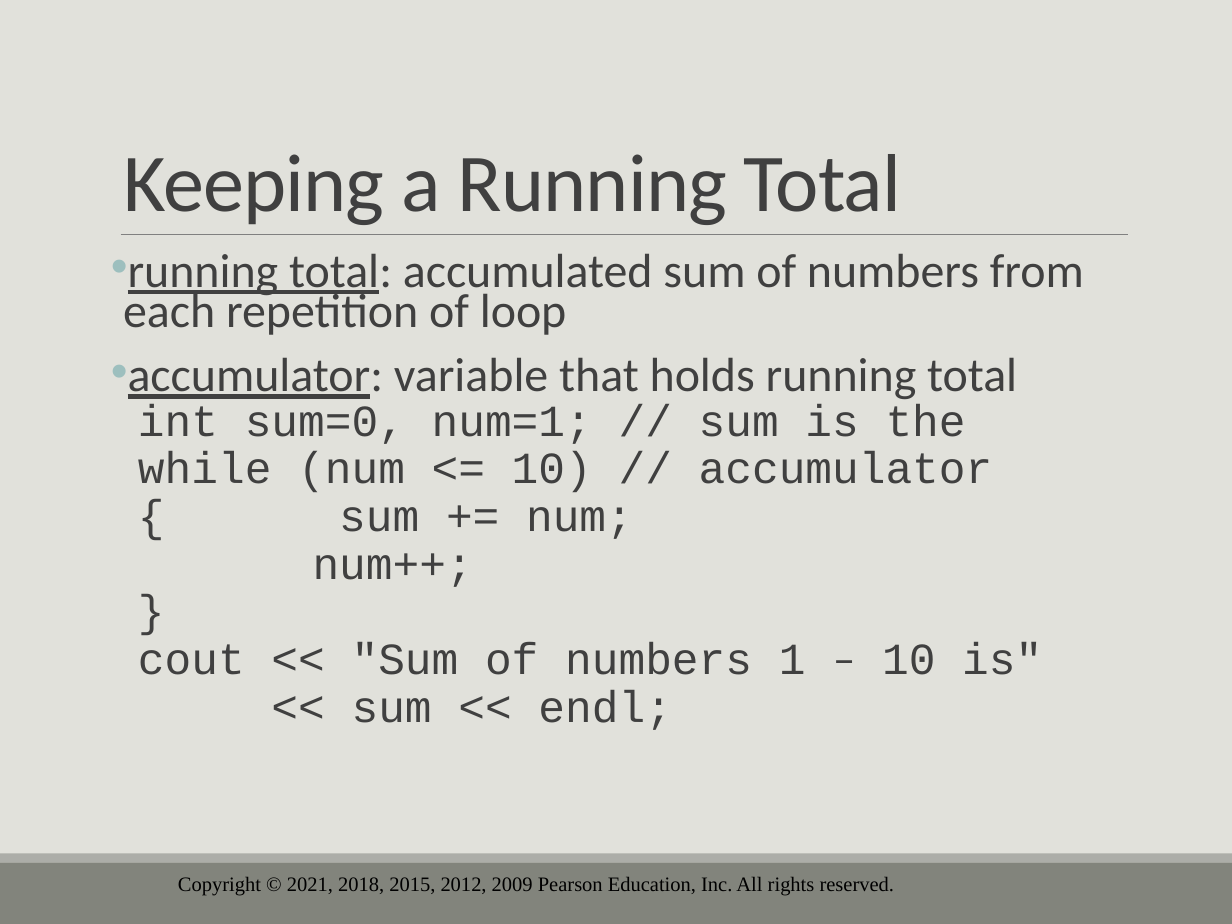
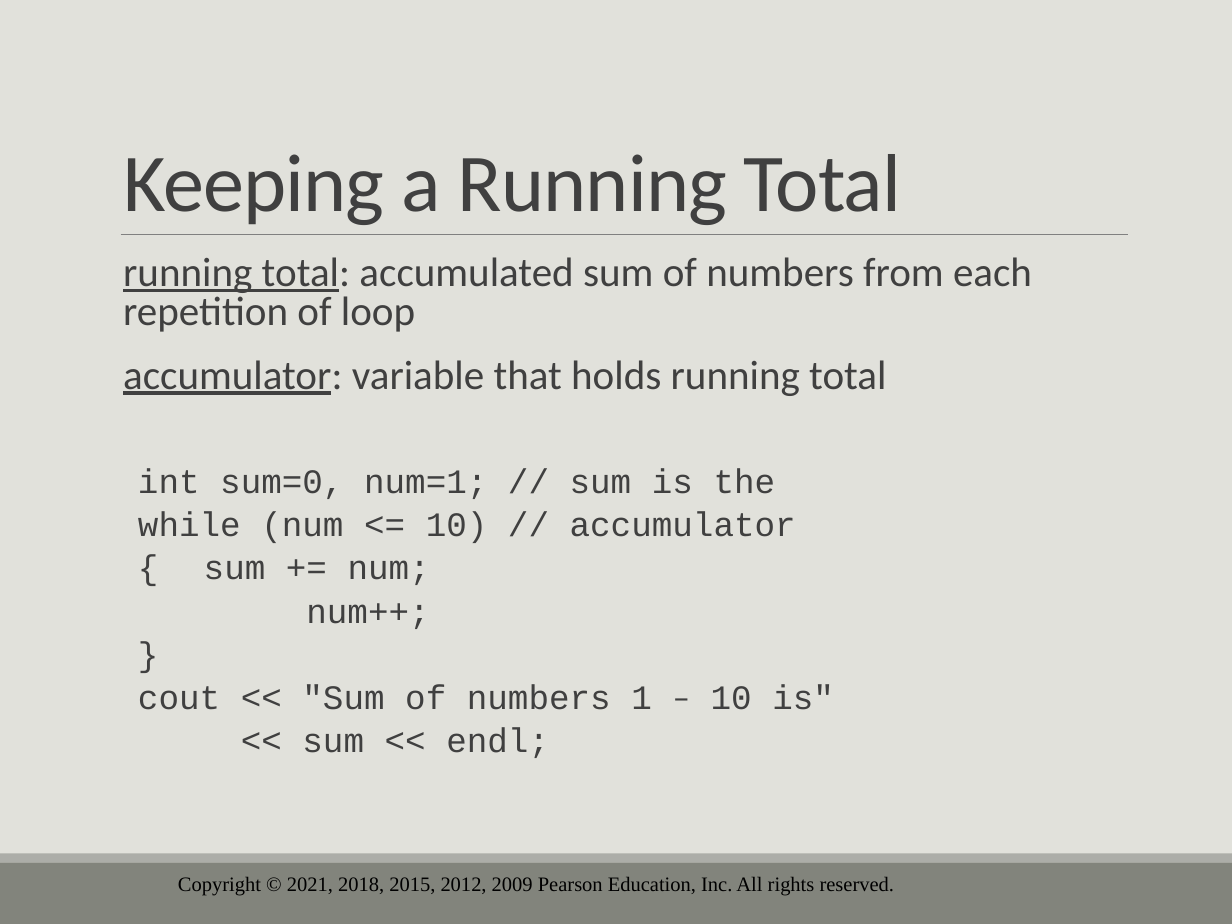
Before and after one commit to drolsonmi/eng1400, a slide deck: slide 37 of 1400_05_Loops and Files.pptx (slide 44 before the commit). Drawn at 1232x924 pixels with LibreOffice and Linux fonts; fonts in the diff are those of the drawing; background and template pictures are left out. Boxes give left, top, right and bottom in pixels: in the first picture for what was removed or moved away, otherwise in the second. Text is boxed around its words. In the diff, an @@ line names an element or a change of style, - is before the commit and + after.

```diff
--- a/1400_05_Loops and Files.pptx
+++ b/1400_05_Loops and Files.pptx
@@ text "running total: accumulated sum of ..." at [123,257,1032,758]: size 28 to 24 pt in "running total: accumulated sum of numbers from ...", "accumulator: variable that holds running total"; size 26 to 20 pt in "int sum=0, num=1; // sum is the", "while (num <= 10) // accumulator", "{ sum += num;", "num++;" and 3 more places; bullet • to  ; line spacing 0.7 to 0.8 @@
```
Also in this commit, not shown: 15 other slides changed, 9 slides removed, 3 other files.
